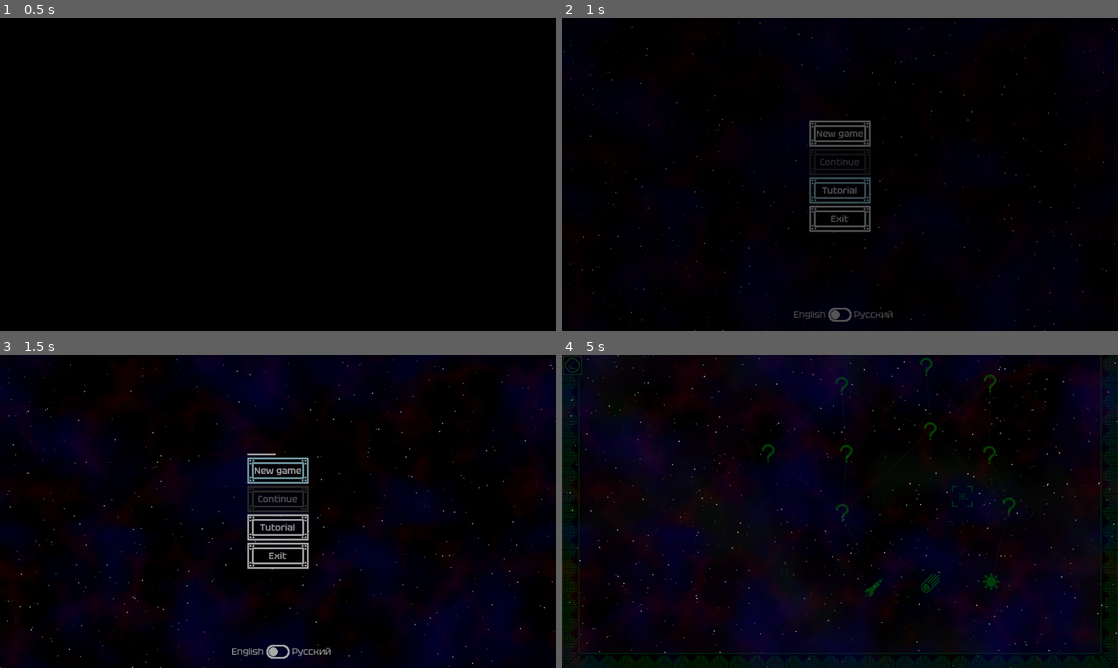
Above: before the commit, frames 1-4 (two rows, left to right).
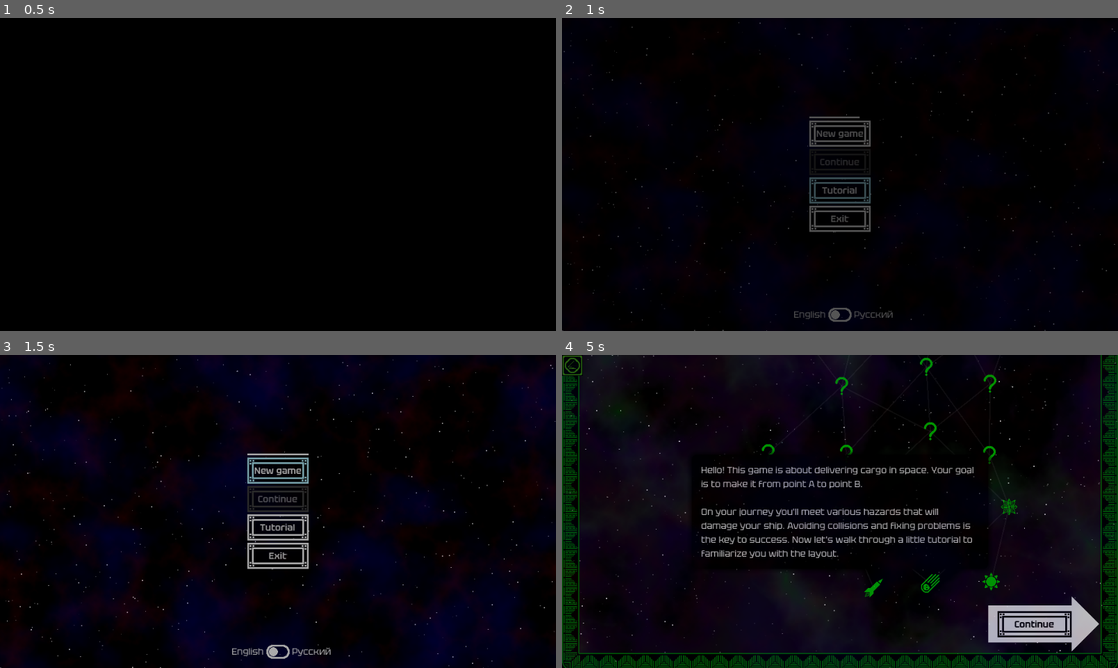
Above: after the commit, the same moments.

Repository: kedalovo/-SG-Spaceship-Management
Game: Godot game, scene res://Start Menu/start_menu.tscn
Two runs of this game, one before a commit and one after it. Both use one fixed random seed, a clock stepped at 60 frames per second and the inputs below.
Inputs (mouse positions are in pixels of both pictures, inside the frame that each line leads up to):
- Up to frame 1 (0.5 s): no input
- Up to frame 2 (1 s): click "Tutorial" at 0.5 s
- Up to frame 3 (1.5 s): click "New game" at 1.25 s
- Up to frame 4 (5 s): click "New game" at 2 s; click (1034, 624) at 2.75 s, where only the run after the commit has a clickable "Continue"; click (1034, 624) at 3.5 s, where only the run after the commit has a clickable "Continue"; move the mouse to (962, 495) at 4.27 s; hold Right (right) from 4.28 s (still down); hold ` (test_quote) from 4.28 s (still down); click (962, 495) at 4.42 s

Frame 1 is identical in both runs. In frame 2, less than 0.1% of the frame differs, in the area x 44-54%, y 31-32%; in frame 3, less than 0.1%; in frame 4, 11%, in the area x 0-100%, y 0-100%.

Commit message:
Fixed tutorial - exiting systems, progressing and hull system damage. A bunch of other small fixes as well.

Diff:
--- a/Game Scene/game.gd
+++ b/Game Scene/game.gd
@@ -86,13 +86,12 @@
 var can_control_via_arrows: bool
 var is_store_open: bool
 var is_map_open: bool
-var is_tutorial: bool
 
 
 func _ready() -> void:
 	Input.set_custom_mouse_cursor(CURSOR_NORMAL, Input.CURSOR_ARROW)
 	Input.set_custom_mouse_cursor(CURSOR_POINTER, Input.CURSOR_POINTING_HAND)
-	if is_tutorial:
+	if game_manager.is_tutorial:
 		toggle_map(true)
 		setup_tutorial()
 	else:
@@ -199,7 +198,7 @@
 
 func game_over() -> void:
 	print("Game over!")
-	if is_tutorial:
+	if game_manager.is_tutorial:
 		return
 	game_manager.is_playing = false
 	game_over_menu.show()
@@ -226,7 +225,7 @@
 
 
 func proceed() -> void:
-	if is_tutorial:
+	if game_manager.is_tutorial:
 		round_timer.start(180.0)
 		return
 	print("Round over, proceeding")
@@ -271,10 +270,7 @@
 
 func _on_system_container_gui_input(event: InputEvent) -> void:
 	if event is InputEventMouseButton and event.is_pressed() and Input.is_mouse_button_pressed(MOUSE_BUTTON_LEFT) and GameManager.is_in_system:
-		systems[current_system_idx].close()
-		GameManager.is_in_system = false
-		print("Exited system: ", current_system_idx)
-		if is_tutorial:
+		if game_manager.is_tutorial:
 			match current_system_idx:
 				0: # Life support
 					tutorial.proceed()
@@ -294,16 +290,21 @@
 						hull_sprite.damage()
 						hull_system._damage(3, game_manager.damage_types.PHYSICAL)
 						systems_cracks.show()
+					else:
+						return
 				2: # Hull
-					if !hull_system.is_damaged:
+					if hull_system.get_holes_num() == 0:
 						tutorial.proceed()
 						hull_sprite.enabled = false
+						hull_sprite.fix()
 						electrical_sprite.enabled = true
 						electrical_system._damage(2, game_manager.damage_types.ELECTRICITY)
 						for sys in systems_visuals:
 							sys.toggle_crazy(true)
 						electrical_sprite.toggle_crazy(false)
 						electrical_sprite.damage()
+					else:
+						return
 				3: # Electrical
 					if !electrical_system.is_damaged:
 						tutorial.proceed()
@@ -314,6 +315,8 @@
 						external_system._damage(1, game_manager.damage_types.HEAT)
 						external_system._damage(1, game_manager.damage_types.ELECTRICITY)
 						cabin.toggle_dirt(true)
+					else:
+						return
 				4: # External
 					if !external_system.is_damaged:
 						tutorial.proceed()
@@ -323,10 +326,17 @@
 						computer_system._damage(2, game_manager.damage_types.ELECTRICITY)
 						clock.is_crazy = true
 						round_timer.paused = true
+					else:
+						return
 				5: # Computer
 					if !computer_system.is_damaged:
 						tutorial.proceed()
 						computer_sprite.enabled = false
+					else:
+						return
+		systems[current_system_idx].close()
+		GameManager.is_in_system = false
+		print("Exited system: ", current_system_idx)
 		current_system_idx = -1
 
 
@@ -432,7 +442,7 @@
 
 
 func _on_space_new_location_set_up() -> void:
-	if is_tutorial:
+	if game_manager.is_tutorial:
 		tutorial.proceed()
 		toggle_map(false)
 	else:
@@ -467,6 +477,7 @@
 			game_manager.is_ballistic = true
 		game_manager.store_items.NAVIGATION:
 			game_manager.scan_distance = 3
+			map.update_secrecy()
 		game_manager.store_items.ALGAE:
 			life_support_system.add_fuel()
 			life_support_system.add_fuel()
--- a/Game Scene/system_fog.gd
+++ b/Game Scene/system_fog.gd
@@ -20,6 +20,8 @@
 
 func toggle(on: bool) -> void:
 	if on and !is_on:
+		is_on = true
 		animator.play(&"show")
 	elif !on and is_on:
+		is_on = false
 		animator.play_backwards(&"show")
--- a/Map/map.gd
+++ b/Map/map.gd
@@ -329,12 +329,14 @@
 
 	# Showing types of first two lines of locations
 	for i in grid[0]:
-		i.is_secret = false
-		i.toggle_availability(true)
-		i.update_icon()
-	#for i in grid[1]:
-		#i.is_secret = false
-		#i.update_icon()
+		if !i.disabled:
+			i.is_secret = false
+			i.toggle_availability(true)
+			i.update_icon()
+	for i in grid[1]:
+		if !i.disabled:
+			i.is_secret = false
+			i.update_icon()
 
 
 func update_secrecy() -> void:
@@ -342,9 +344,10 @@
 		return
 	for i in game_manager.scan_distance:
 		for j in grid[current_level + i + 1]:
-			print(j, " is not secret anymore")
-			j.is_secret = false
-			j.update_icon()
+			if !j.disabled:
+				print(j, " is not secret anymore")
+				j.is_secret = false
+				j.update_icon()
 
 
 func tooltip_popup(node: map_node) -> void:
--- a/Start Menu/start_menu.gd
+++ b/Start Menu/start_menu.gd
@@ -85,7 +85,10 @@
 
 
 func _on_tutorial_button_pressed() -> void:
-	pass # Replace with function body.
+	print("Starting tutorial")
+	ResourceLoader.load_threaded_request("res://Game Scene/game.tscn")
+	is_loading_game = true
+	game_manager.is_tutorial = true
 
 
 func _on_exit_button_pressed() -> void:
--- a/Systems/Engines/engines_system.gd
+++ b/Systems/Engines/engines_system.gd
@@ -223,9 +223,8 @@
 			fuel_cell_added.emit()
 		active_cells.pick_random().use(0.5)
 	else:
-		if is_empty_fuel:
-			pass
-		else:
+		is_empty_fuel = true
+		if empty_fuel_timer.is_stopped() and !is_damaged and !game_manager.is_tutorial:
 			empty_fuel_timer.start()
 			print("Fuel is empty, starting timer...")
 
@@ -243,9 +242,8 @@
 			coolant_cell_added.emit()
 		active_cells.pick_random().use(0.5)
 	else:
-		if is_empty_coolant:
-			pass
-		else:
+		is_empty_coolant = true
+		if empty_coolant_timer.is_stopped() and !is_damaged and !game_manager.is_tutorial:
 			empty_coolant_timer.start()
 			print("Coolant is empty, starting timer...")
 
--- a/Systems/Hull/hull_system.gd
+++ b/Systems/Hull/hull_system.gd
@@ -77,7 +77,7 @@
 		var condition: bool = true
 		while condition:
 			for i in holes.get_children():
-				if pos.distance_to(i.position) > 50:
+				if pos.distance_to(i.position) > 150:
 					print(pos.distance_to(i.position), " false")
 					condition = false
 				else:
@@ -86,6 +86,10 @@
 					pos = game_manager.get_random_hole_position()
 					break
 		add_hole(pos)
+
+
+func get_holes_num() -> int:
+	return holes.get_child_count()
 
 
 func _on_patch_installed(patch: Patch, hole: Hole) -> void:
--- a/Systems/Life Support/life_support_system.gd
+++ b/Systems/Life Support/life_support_system.gd
@@ -114,7 +114,7 @@
 			live_algae_in_cooker.remove_at(picked)
 	else:
 		is_empty = true
-		if empty_timer.is_stopped():
+		if empty_timer.is_stopped() and !is_damaged and !game_manager.is_tutorial:
 			print("Cooker is empty, starting timer...")
 			empty_timer.start()
 
--- a/game_manager.gd
+++ b/game_manager.gd
@@ -51,6 +51,8 @@
 static var is_playing: bool = false
 
 static var is_ballistic: bool = false
+
+static var is_tutorial: bool = false
 
 enum damage_types {
 	PHYSICAL,
